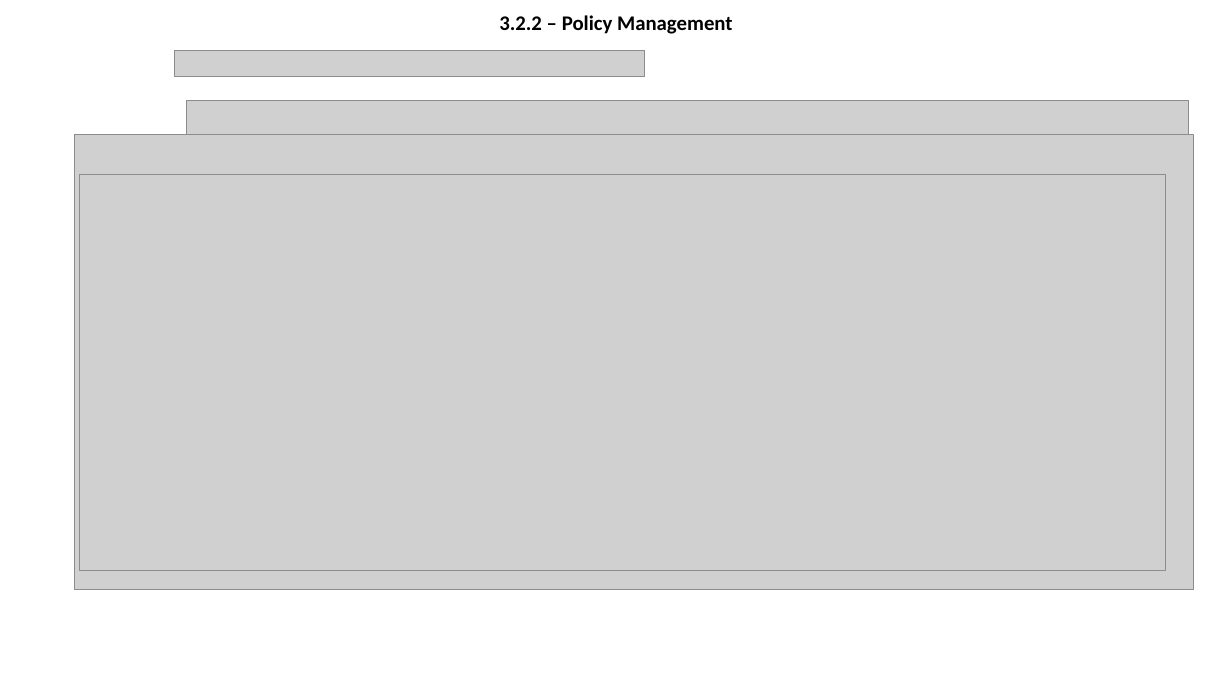
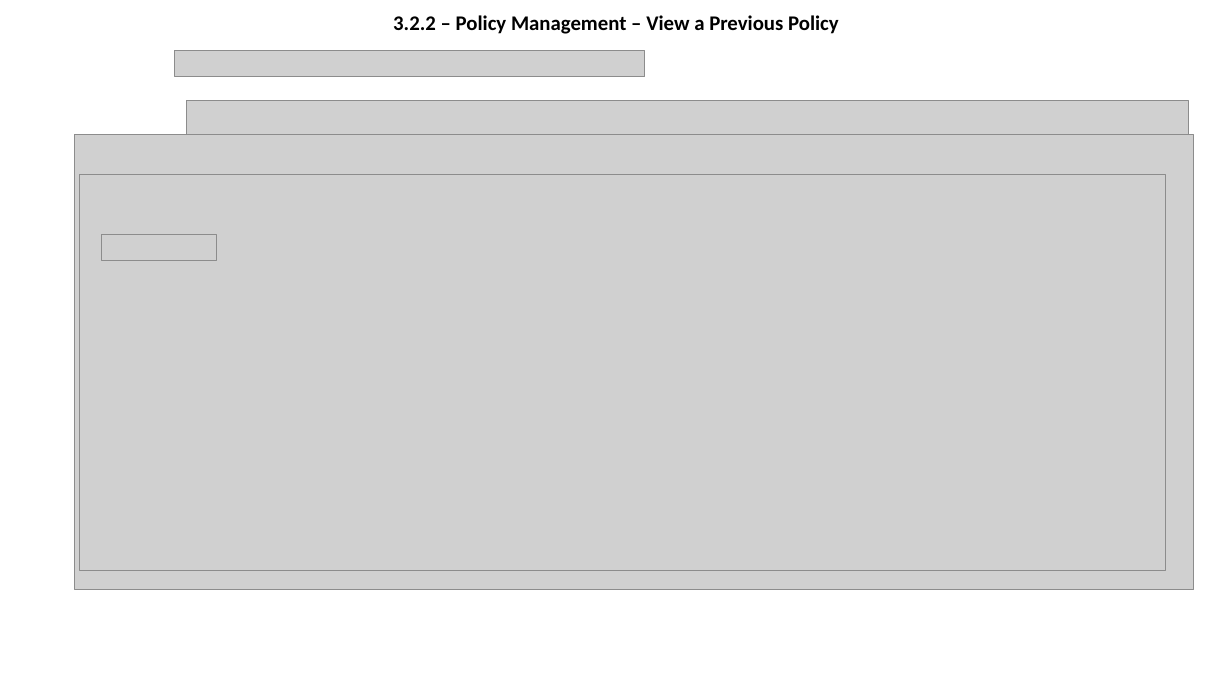
Before and after one commit to olegtaranenko/icap-management-ui-1, a slide deck: slide 9 of design/wireframe.pptx (slide 6 before the commit). Drawn at 1232x693 pixels with LibreOffice and Linux fonts; fonts in the diff are those of the drawing; grey boxes stand for pictures; background and template pictures are left out. Boxes give left, top, right and bottom in pixels: in the first picture for what was removed or moved away, otherwise in the second. Text is boxed around its words. In the diff, an @@ line names an element or a change of style, - is before the commit and + after.

```diff
--- a/design/wireframe.pptx
+++ b/design/wireframe.pptx
@@ title at box(393, 15, 839, 34): text changed @@
-3.2.2 – Policy Management
+3.2.2 – Policy Management – View a Previous Policy
@@ picture added at box(102, 235, 217, 262) @@
```
Also in this commit, not shown: 13 other slides changed, 7 slides added, 1 slide removed.
